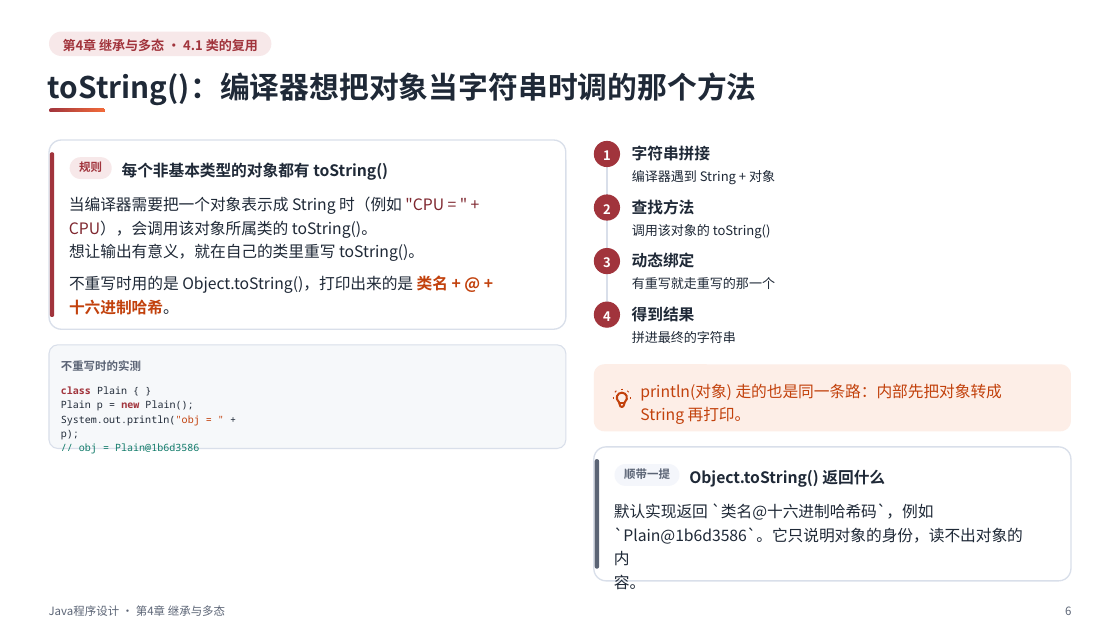
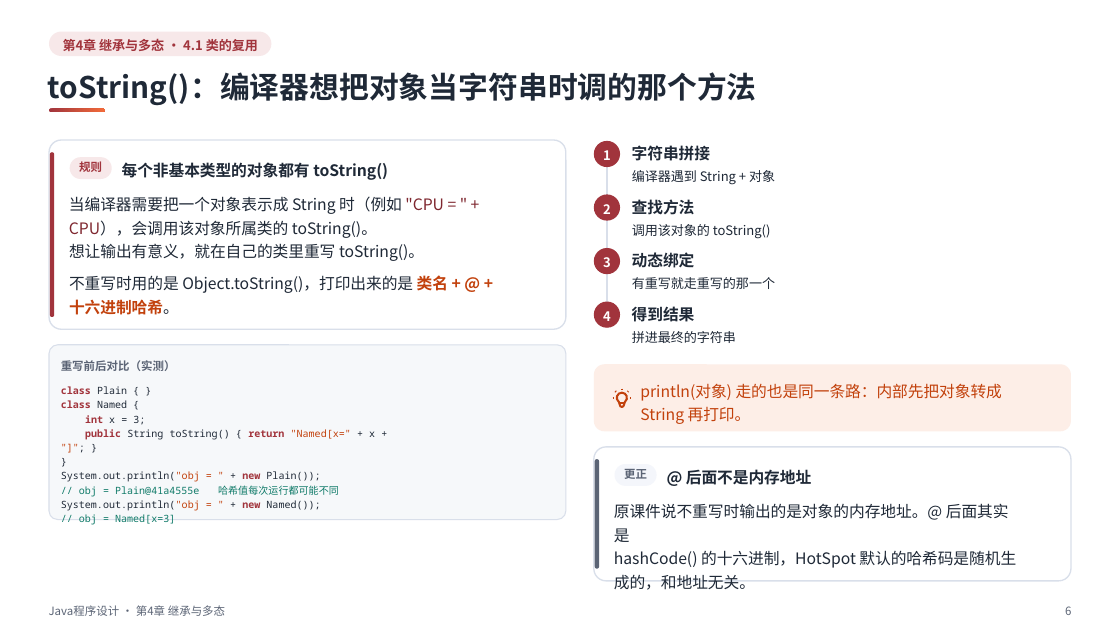
Before and after one commit to sweetcornna/JLU-remake, a slide deck: slide 6 of 大二下/Java程序设计/重制版PPT/第4章 继承与多态（重制版）.pptx. Drawn at 1120x630 pixels with LibreOffice and Linux fonts; fonts in the diff are those of the drawing. Boxes give left, top, right and bottom in pixels: in the first picture for what was removed or moved away, otherwise in the second. Text is boxed around its words. In the diff, an @@ line names an element or a change of style, - is before the commit and + after.

Commit message:
Java程序设计第4章 继承与多态逐页复核
57 页逐页看过，讲义里的代码在 JDK 21 和 25 上编译运行过。按实测改了五处写错的输出和类名，补回原课件漏收的例 4.29（匿名内部类做工厂），更正了不重写 toString 时输出内存地址的说法：@ 后面是 hashCode 的十六进制。第 4、6、41 页补了空白。

```diff
--- a/大二下/Java程序设计/重制版PPT/第4章 继承与多态（重制版）.pptx
+++ b/大二下/Java程序设计/重制版PPT/第4章 继承与多态（重制版）.pptx
@@ rounded rectangle resized from (x1=49, y1=345, x2=565, y2=449) to (x1=49, y1=345, x2=565, y2=520) @@
@@ rounded rectangle at (x1=49, y1=345, x2=565, y2=520): proportions changed @@
@@ text at (x1=61, y1=360, x2=176, y2=371): text changed @@
-不重写时的实测
+重写前后对比（实测）
@@ text at (x1=61, y1=386, x2=375, y2=511): text changed @@
-class Plain { }
-Plain p = new Plain();
-System.out.println("obj = " + p);
-// obj = Plain@1b6d3586
+class Plain { }
+class Named {
+int x = 3;
+public String toString() { return "Named[x=" + x + "]"; }
+}
+System.out.println("obj = " + new Plain());
+// obj = Plain@41a4555e 哈希值每次运行都可能不同
+System.out.println("obj = " + new Named());
+// obj = Named[x=3]
@@ rounded rectangle resized from (x1=615, y1=464, x2=680, y2=486) to (x1=615, y1=464, x2=657, y2=486) @@
@@ text at (x1=624, y1=469, x2=647, y2=479): text changed @@
-顺带一提
+更正
@@ text at (x1=686, y1=469, x2=811, y2=485): text changed @@
-Object.toString() 返回什么
+@ 后面不是内存地址
@@ text at (x1=614, y1=503, x2=1016, y2=590): text changed @@
-默认实现返回 `类名@十六进制哈希码`，例如
-`Plain@1b6d3586`。它只说明对象的身份，读不出对象的内
-容。
+原课件说不重写时输出的是对象的内存地址。@ 后面其实是
+hashCode() 的十六进制，HotSpot 默认的哈希码是随机生
+成的，和地址无关。
```
Also in this commit, not shown: 21 other slides changed, 1 slide added.
